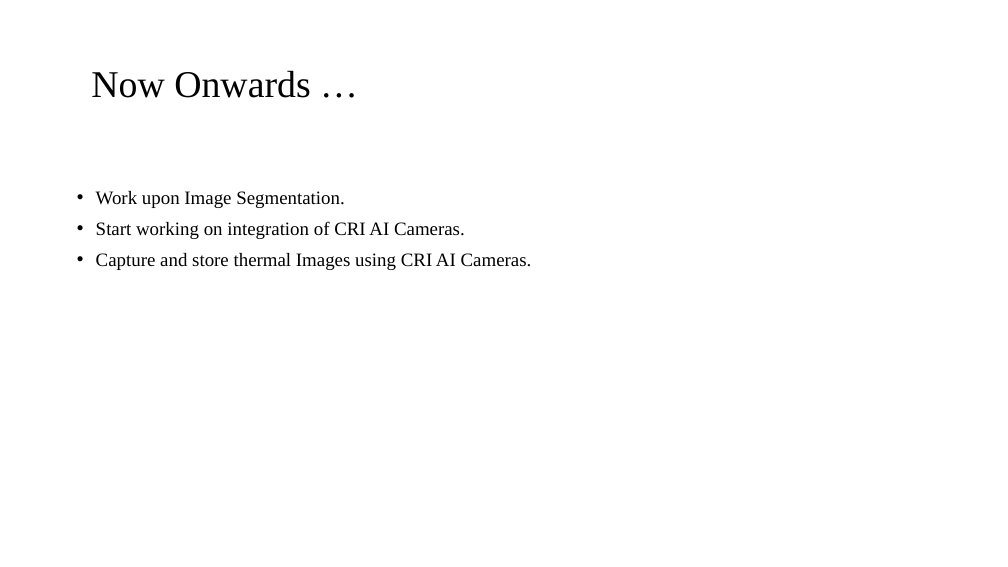
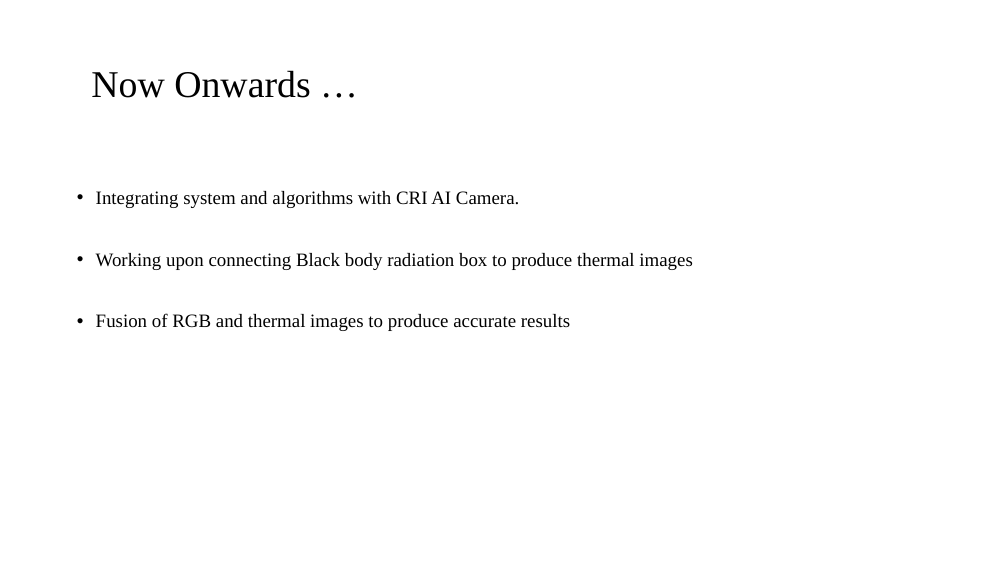
Before and after one commit to tilakpandya/Face_Recognition_Using_Thermal_Images, a slide deck: slide 10 of CRI AI Camaras.pptx. Drawn at 1008x567 pixels with LibreOffice and Linux fonts; fonts in the diff are those of the drawing; background and template pictures are left out. Boxes give left, top, right and bottom in pixels: in the first picture for what was removed or moved away, otherwise in the second. Text is boxed around its words. In the diff, an @@ line names an element or a change of style, - is before the commit and + after.

```diff
--- a/CRI AI Camaras.pptx
+++ b/CRI AI Camaras.pptx
@@ text at (x1=96, y1=191, x2=692, y2=331): text changed @@
-• Work upon Image Segmentation.
-• Start working on integration of CRI AI Cameras.
-• Capture and store thermal Images using CRI AI Cameras.
+• Integrating system and algorithms with CRI AI Camera.
+• Working upon connecting Black body radiation box to produce thermal images
+• Fusion of RGB and thermal images to produce accurate results
```
Also in this commit, not shown: 4 other slides changed, 2 slides added, 1 slide removed, 2 other files.
